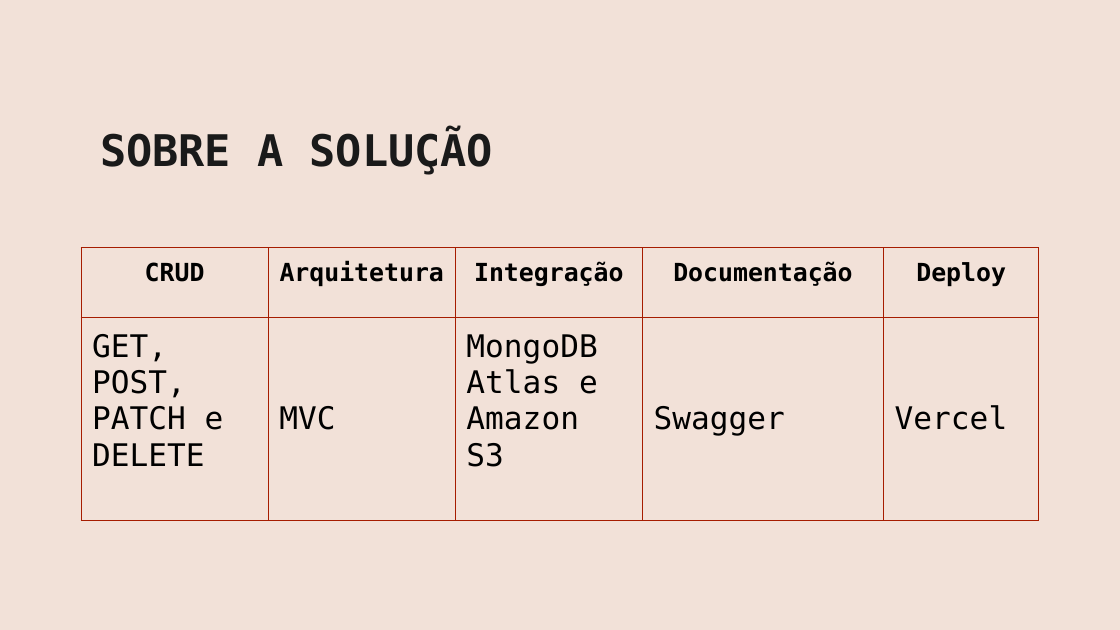
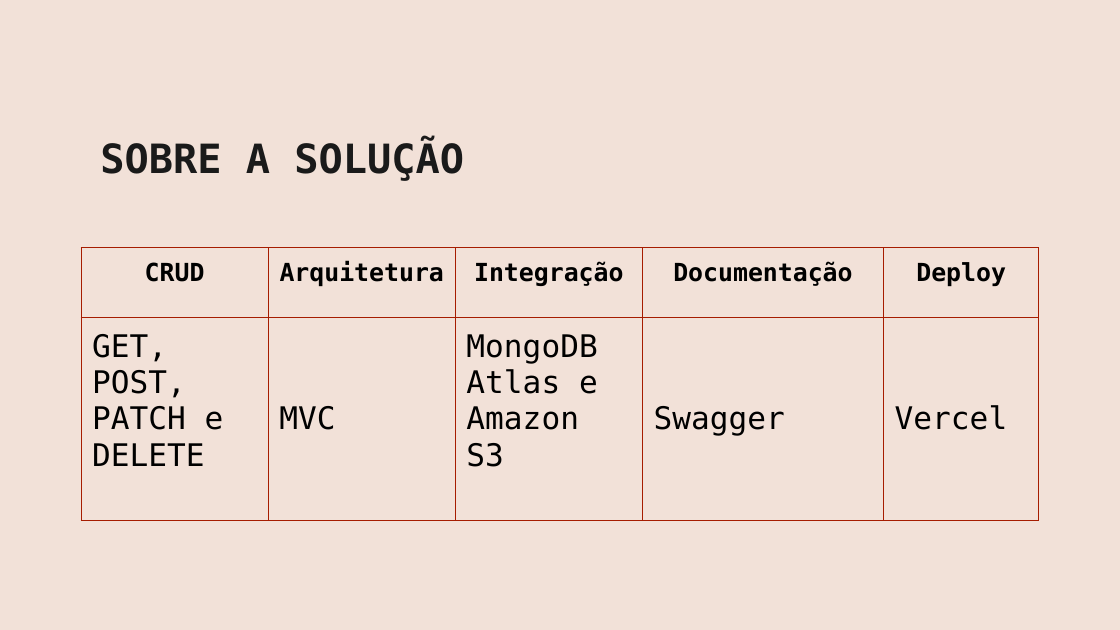
Before and after one commit to taytark/projeto-final, a slide deck: slide 3 of print/Proj-Final-Reprograma.pptx. Drawn at 1120x630 pixels with LibreOffice and Linux fonts; fonts in the diff are those of the drawing; background and template pictures are left out. Boxes give left, top, right and bottom in pixels: in the first picture for what was removed or moved away, otherwise in the second. Text is boxed around its words. In the diff, an @@ line names an element or a change of style, - is before the commit and + after.

```diff
--- a/print/Proj-Final-Reprograma.pptx
+++ b/print/Proj-Final-Reprograma.pptx
@@ text "SOBRE A SOLUÇÃO" at (100, 140, 464, 181): size 28 to 25.9 pt; line spacing 0.8 to 1 @@
```
Also in this commit, not shown: 11 other slides changed, 21 other files.
